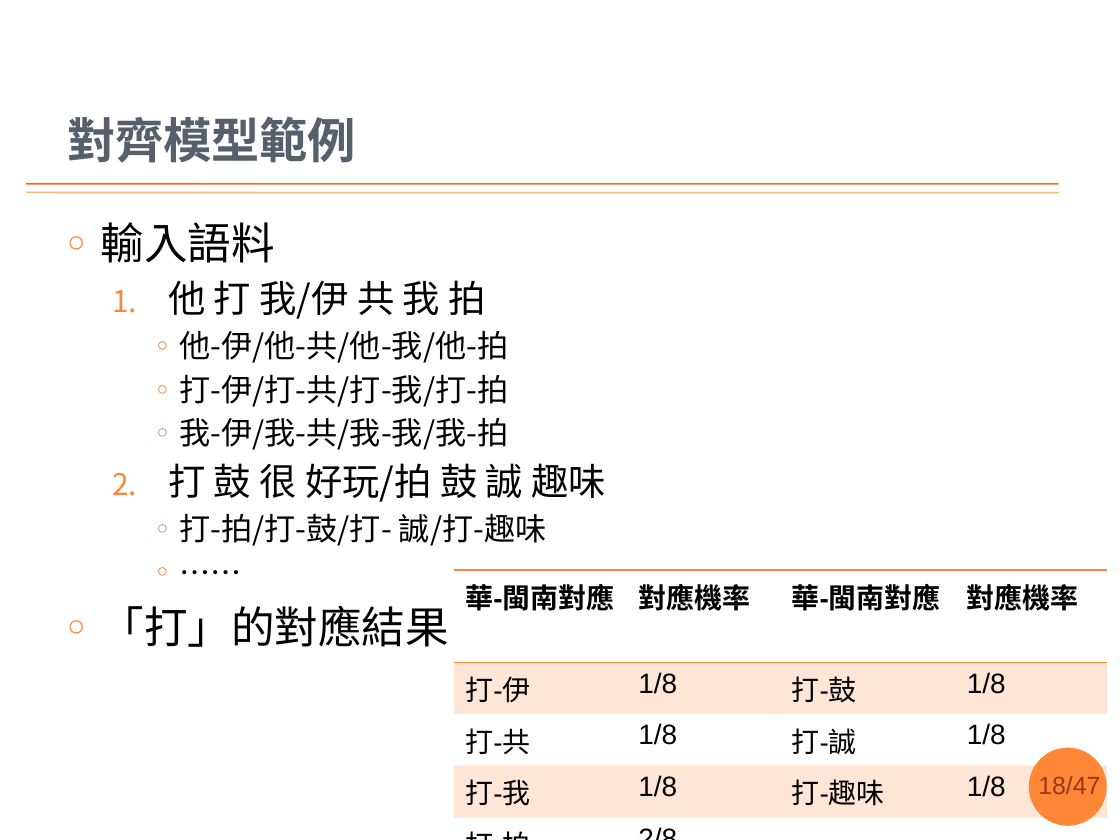
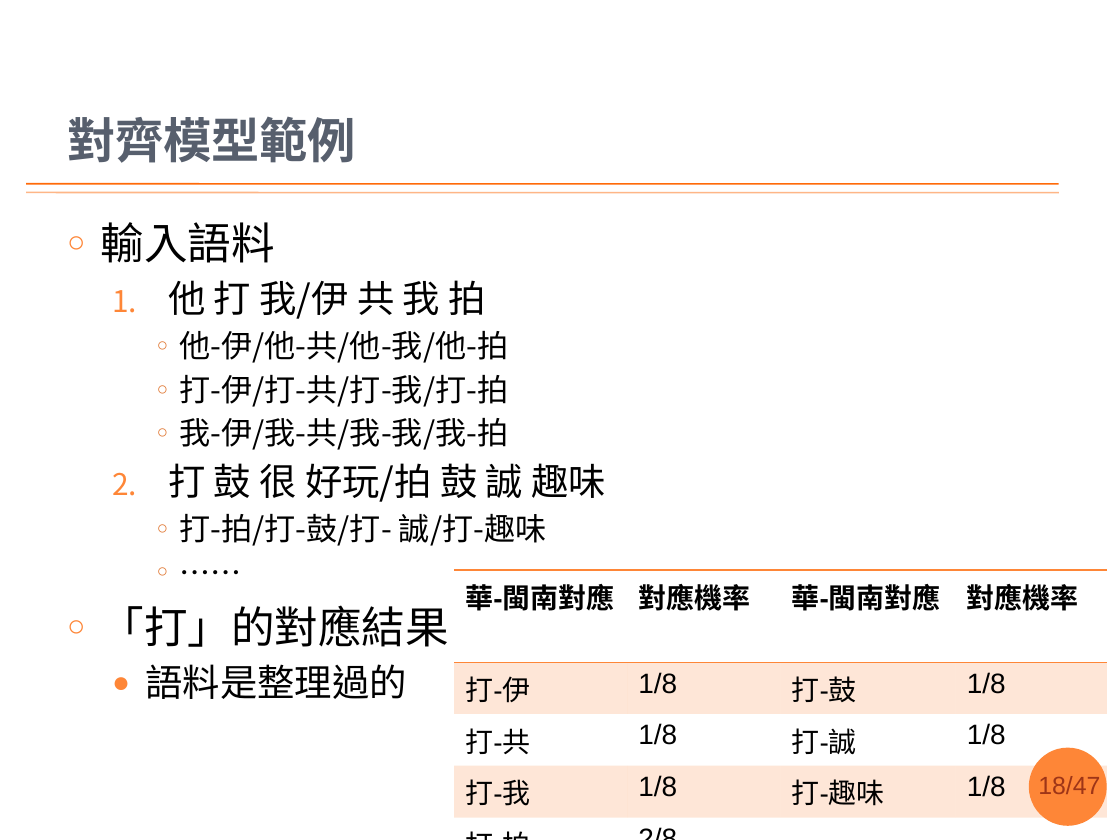
Before and after one commit to sih4sing5hong5/po3-ko3_tau5-iann2-phinn3, a slide deck: slide 18 of 翻譯報告.pptx. Drawn at 1120x840 pixels with LibreOffice and Linux fonts; fonts in the diff are those of the drawing; background and template pictures are left out. Boxes give left, top, right and bottom in pixels: in the first picture for what was removed or moved away, otherwise in the second. Text is boxed around its words. In the diff, an @@ line names an element or a change of style, - is before the commit and + after.

```diff
--- a/翻譯報告.pptx
+++ b/翻譯報告.pptx
@@ text at <box>146,664,407,699</box>: paragraph added @@
+  ● 語料是整理過的
```
Also in this commit, not shown: 8 other slides changed, 1 slide removed.
